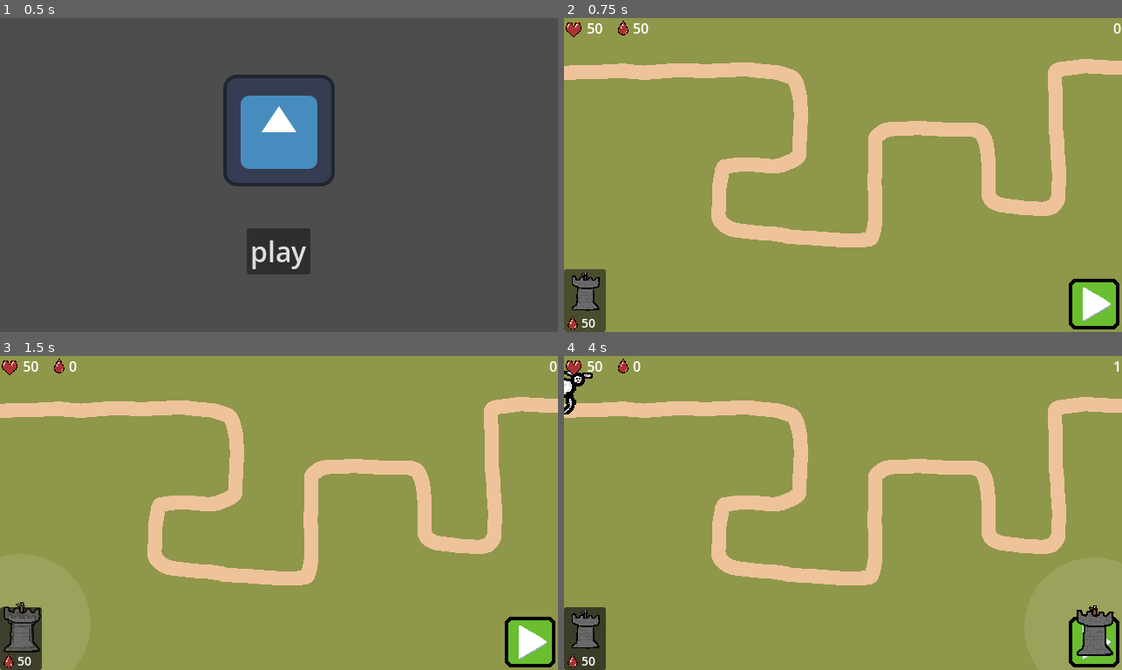
Above: before the commit, frames 1-4 (two rows, left to right).
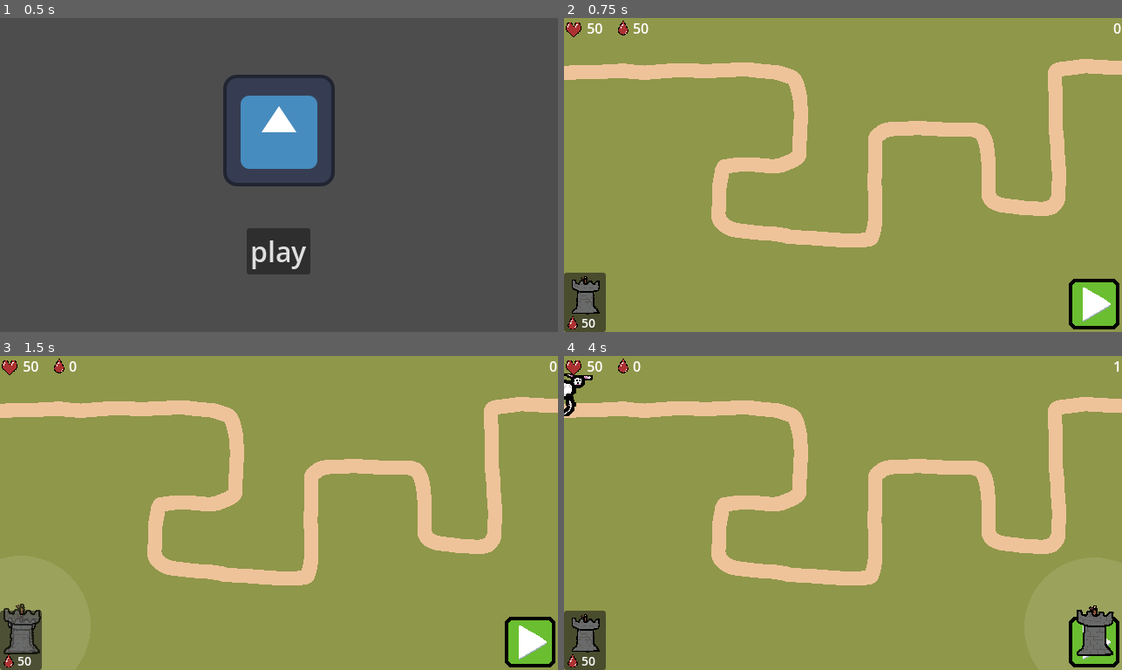
Above: after the commit, the same moments.

Repository: nieboczek/godot-brackeys-2026-1
Game: Godot game, scene res://scenes/main.tscn
The game is run twice, just before and just after one commit, with the same random seed, the same clock (stepped at 60 frames per second) and the same inputs. The engine's default icon, where the game draws it, is replaced by a stand-in: a white triangle on a blue panel in a dark square.
Inputs (mouse positions are in pixels of both pictures, inside the frame that each line leads up to; where the layout moved, square brackets give the same spot in the first picture):
- Up to frame 1 (0.5 s): no input
- Up to frame 2 (0.75 s): click "play" at 0.5 s
- Up to frame 3 (1.5 s): click (22, 641) [22, 638] at 1.25 s
- Up to frame 4 (4 s): click (1094, 641) at 2 s; click (1094, 641) at 2.75 s; click (1094, 641) at 3.5 s

Frame 1 is identical in both runs. In frame 2, 0.3% of the frame differs, in the area x 0-8%, y 80-95%; in frame 3, 0.4%; in frame 4, 0.5%, in the area x 0-8%, y 4-95%.

Commit message:
fix double spawn, hit highlight flicker, make towers smarter

Diff:
--- a/resources/theme/ui_theme.tres
+++ b/resources/theme/ui_theme.tres
@@ -1,4 +1,6 @@
 [gd_resource type="Theme" format=3 uid="uid://bajmcvxa3d5mw"]
+
+[sub_resource type="StyleBoxEmpty" id="StyleBoxEmpty_y27vo"]
 
 [sub_resource type="StyleBoxEmpty" id="StyleBoxEmpty_obtbe"]
 
@@ -9,6 +11,7 @@
 [sub_resource type="StyleBoxEmpty" id="StyleBoxEmpty_xr0bn"]
 
 [resource]
+Button/styles/disabled = SubResource("StyleBoxEmpty_y27vo")
 Button/styles/focus = SubResource("StyleBoxEmpty_obtbe")
 Button/styles/hover = SubResource("StyleBoxEmpty_jowd2")
 Button/styles/normal = SubResource("StyleBoxEmpty_jheyn")
--- a/scenes/enemy.tscn
+++ b/scenes/enemy.tscn
@@ -49,7 +49,9 @@
 
 [node name="CharacterBody" type="CharacterBody2D" parent="." unique_id=1017641450]
 
-[node name="Sprite" type="Sprite2D" parent="CharacterBody" unique_id=24252079]
+[node name="Anchor" type="Node2D" parent="CharacterBody" unique_id=1320892642]
+
+[node name="Sprite" type="Sprite2D" parent="CharacterBody/Anchor" unique_id=24252079]
 
 [node name="CollisionShape" type="CollisionShape2D" parent="CharacterBody" unique_id=627494903]
 
--- a/scenes/tower_panel.tscn
+++ b/scenes/tower_panel.tscn
@@ -5,7 +5,7 @@
 [ext_resource type="Texture2D" uid="uid://y3nllloc1fa1" path="res://assets/basic_tower.png" id="1_ls63v"]
 
 [node name="TowerPanel" type="PanelContainer" unique_id=790190272]
-custom_minimum_size = Vector2(48, 72)
+custom_minimum_size = Vector2(48, 68)
 theme = ExtResource("1_2jmr6")
 script = ExtResource("1_f8845")
 
@@ -15,7 +15,8 @@
 [node name="VBoxContainer" type="VBoxContainer" parent="Button" unique_id=2062918086]
 layout_mode = 0
 offset_right = 48.0
-offset_bottom = 72.0
+offset_bottom = 68.0
+theme_override_constants/separation = 0
 
 [node name="TextureRect" type="TextureRect" parent="Button/VBoxContainer" unique_id=623181321]
 custom_minimum_size = Vector2(48, 48)
--- a/scripts/enemy/enemy.gd
+++ b/scripts/enemy/enemy.gd
@@ -3,6 +3,7 @@
 
 var res: EnemyResource
 var health: int
+var time_left_red: float = INF
 
 
 func _ready() -> void:
@@ -10,22 +11,27 @@
 	shape.position = res.hitbox_pos
 	shape.shape = res.hitbox
 
-	var sprite: Sprite2D = $CharacterBody/Sprite
+	var sprite: Sprite2D = $CharacterBody/Anchor/Sprite
 	sprite.position = res.pos
 	sprite.texture = res.texture
 	sprite.flip_h = res.mirror_horizontal
 
 	health = res.health
 
-	var tween := sprite.create_tween()
+	var anchor := $CharacterBody/Anchor
+	var tween := anchor.create_tween()
 	tween.set_loops(2147483647)
-	tween.tween_property(sprite, "scale:x", 0.9, 1.0)
-	tween.parallel().tween_property(sprite, "scale:y", 1.1, 1.0)
-	tween.tween_property(sprite, "scale:x", 1.1, 1.0)
-	tween.parallel().tween_property(sprite, "scale:y", 0.9, 1.0)
+	tween.tween_property(anchor, "scale:x", 0.9, 1.0)
+	tween.parallel().tween_property(anchor, "scale:y", 1.1, 1.0)
+	tween.tween_property(anchor, "scale:x", 1.1, 1.0)
+	tween.parallel().tween_property(anchor, "scale:y", 0.9, 1.0)
 
 
 func _process(delta: float) -> void:
+	time_left_red -= delta
+	if time_left_red <= 0.0:
+		modulate = Color.WHITE
+
 	progress += res.speed * delta
 	if progress_ratio > 0.99:
 		Manager.damage(res.damage)
@@ -33,15 +39,19 @@
 
 
 func add_damage(dmg: int) -> void:
+	if not is_processing():
+		return
+
 	health -= dmg
+
 	if health <= 0:
 		set_process(false)
 		Manager.blood += res.blood_value
 		modulate = Color.WHITE
-		$CharacterBody/Sprite.hide()
+		$CharacterBody/Anchor/Sprite.hide()
 		$GPUParticles.restart()
 		await get_tree().create_timer(3.0).timeout
 		queue_free()
-
-func will_kill(dmg: int) -> bool:
-	return dmg > health
+	else:
+		modulate = Color(1, 0.2, 0.2)
+		time_left_red = 0.5
--- a/scripts/manager.gd
+++ b/scripts/manager.gd
@@ -21,16 +21,16 @@
 		"6: pig",
 		"10: sheep",
 		"14: sheep",
-		"16: cow",
+		"18: cow",
 	],
 	[
-		"0.1: pig",
 		"2: pig",
-		"4.1: sheep",
-		"6.1: pig",
-		"10.1: pig",
-		"11.1: cow",
-		"14.1: pig",
+		"6: duck",
+		"8: sheep",
+		"10: duck",
+		"14: chicken",
+		"18: cow",
+		"20: pig",
 	]
 ]
 
@@ -38,6 +38,7 @@
 signal blood_changed(new_blood: int)
 signal new_round(n: int)
 
+var predicted_health: Dictionary[Enemy, int] = {}
 var current_round: Array[SpawnInfo]
 var round_stopped: bool = true
 var round_num: int = 0
@@ -53,7 +54,7 @@
 
 
 func _ready() -> void:
-	Console.register_command(Command.of("start_round").executes(start_round))
+	Console.register_command(Command.of("start_round").args(["round number: int"]).executes(_start_round_cmd))
 	Console.register_command(Command.of("health").args(["new health: int"]).executes(_health_cmd))
 	Console.register_command(Command.of("blood").args(["new blood: int"]).executes(_blood_cmd))
 
@@ -67,6 +68,15 @@
 
 func damage(dmg: int) -> void:
 	health -= dmg
+
+
+func _start_round_cmd(n: int) -> void:
+	if n < 1:
+		Log.out_err("round number must be higher than 0")
+		return
+
+	round_num = n - 1
+	start_round()
 
 
 func start_round() -> void:
@@ -87,10 +97,10 @@
 func _process(delta: float) -> void:
 	round_timer += delta
 	if not current_round.is_empty() and current_round[0].time <= round_timer:
-		var enemy = current_round.pop_front()
-
-		var instance := preload("res://scenes/enemy.tscn").instantiate()
-		instance.res = ENEMY_MAP[enemy.enemy]
+		var resource := ENEMY_MAP[current_round.pop_front().enemy]
+		var instance: Enemy = preload("res://scenes/enemy.tscn").instantiate()
+		predicted_health[instance] = resource.health
+		instance.res = resource
 
 		Game.instance.path.add_child(instance)
 
@@ -104,7 +114,7 @@
 
 	static func of(string: String) -> SpawnInfo:
 		var info := new()
-		var split := string.split(" ")
+		var split := string.split(":")
 		info.enemy = split[1].strip_edges()
 		info.time = float(split[0].strip_edges())
 		return info
--- a/scripts/tower/tower.gd
+++ b/scripts/tower/tower.gd
@@ -12,7 +12,6 @@
 @export var arrow_max_height: float = 60.0
 
 var enemies_to_shoot: Array[Enemy] = []
-var predicted_health: Array[int] = []
 var current_cooldown := 0.0
 
 func _ready() -> void:
@@ -24,15 +23,11 @@
 
 
 func _on_enemy_detector_body_entered(body: Node2D) -> void:
-	var enemy := body.get_parent()
-	enemies_to_shoot.append(enemy)
-	predicted_health.append(enemy.health)
+	enemies_to_shoot.append(body.get_parent())
 
 
 func _on_enemy_detector_body_exited(body: Node2D) -> void:
-	var idx := enemies_to_shoot.find(body.get_parent())
-	enemies_to_shoot.remove_at(idx)
-	predicted_health.remove_at(idx)
+	enemies_to_shoot.erase(body.get_parent())
 
 
 func _process(delta: float) -> void:
@@ -47,20 +42,18 @@
 
 func spawn_arrow() -> void:
 	var target: Enemy = null
-	for i in range(enemies_to_shoot.size()):
-		var predicted := predicted_health[i]
+	for enemy in enemies_to_shoot:
+		var predicted := Manager.predicted_health[enemy]
 		if predicted <= 0:
 			continue
 
-		var enemy := enemies_to_shoot[i]
 		if target == null or target.progress < enemy.progress:
 			target = enemy
 
 	if target == null:
 		return
 
-	var i := enemies_to_shoot.find(target)
-	predicted_health[i] -= damage
+	Manager.predicted_health[target] -= damage
 
 	var arrow := Arrow.new()
 	arrow.texture = arrow_texture
@@ -76,9 +69,4 @@
 
 
 func _hit_target(body: Node2D) -> void:
-	body.modulate = Color.RED
 	body.add_damage(damage)
-	if not body.is_queued_for_deletion():
-		await get_tree().create_timer(0.5).timeout
-		if body:
-			body.modulate = Color.WHITE
